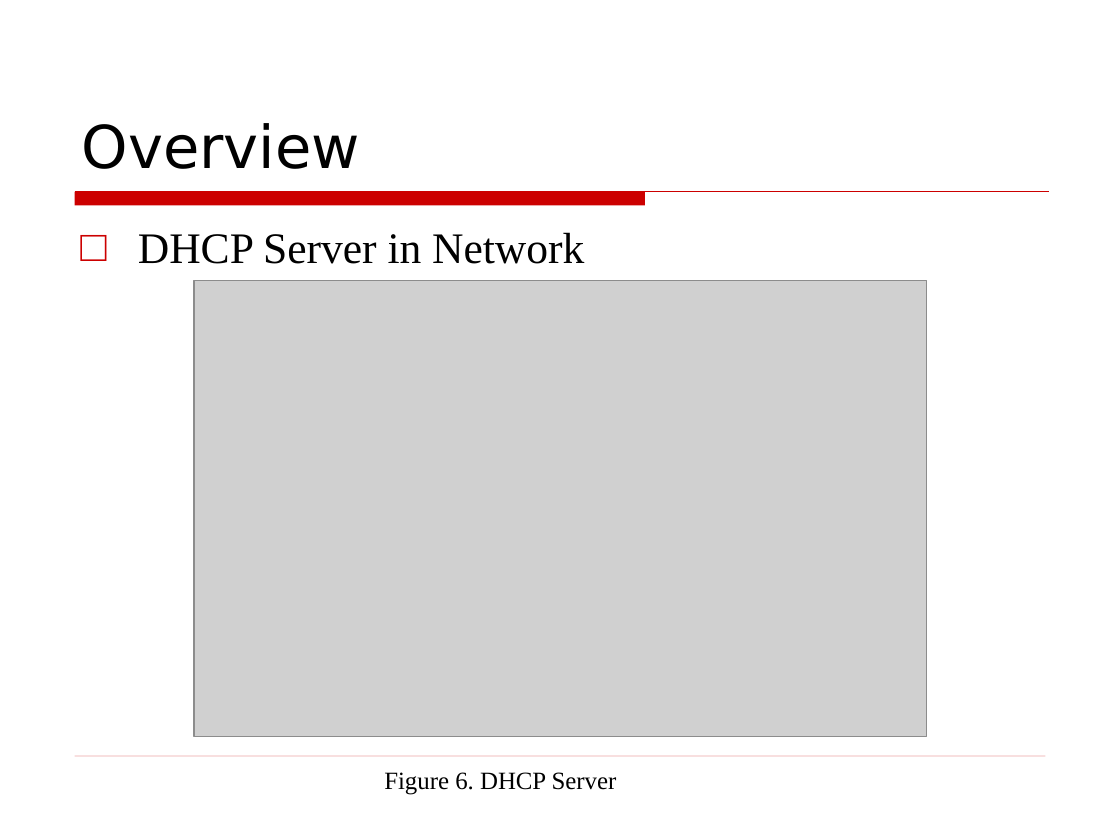
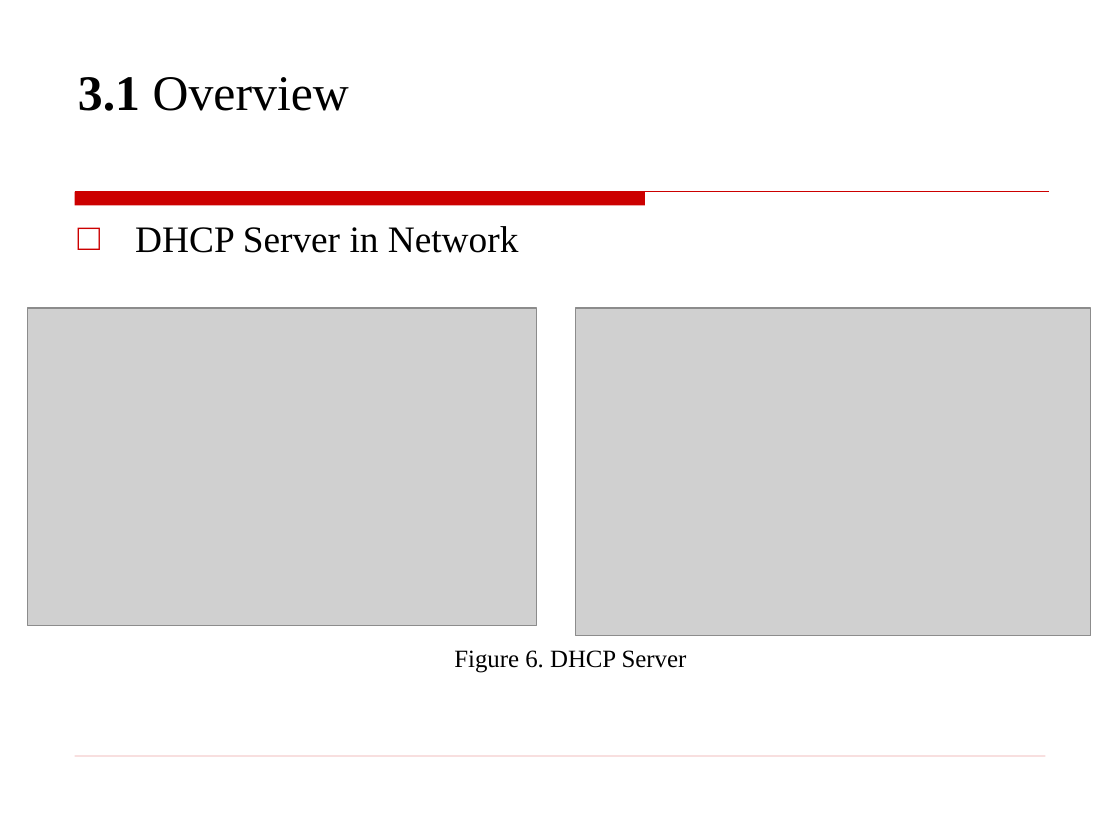
Before and after one commit to huynhlinh112/Test, a slide deck: slide 37 of DHCP.ppt (slide 29 before the commit). Drawn at 1120x840 pixels with LibreOffice and Linux fonts; fonts in the diff are those of the drawing; grey boxes stand for pictures; background and template pictures are left out. Boxes give left, top, right and bottom in pixels: in the first picture for what was removed or moved away, otherwise in the second. Text is boxed around its words. In the diff, an @@ line names an element or a change of style, - is before the commit and + after.

```diff
--- a/DHCP.ppt
+++ b/DHCP.ppt
@@ title at <box>78,77,349,111</box>: text changed; size 38 to 32 pt; font DejaVu Sans to Times New Roman @@
-Overview
+3.1 Overview
@@ text "DHCP Server in Network" at <box>135,226,519,253</box>: size 28 to 24 pt; less space between paragraphs @@
@@ picture: place and size @@
-picture at <box>194,280,926,736</box>
+picture at <box>27,308,536,625</box>
@@ picture added at <box>576,308,1091,636</box> @@
@@ text "Figure 6. DHCP Server": place and size @@
-text "Figure 6. DHCP Server" at <box>384,772,617,795</box>
+text "Figure 6. DHCP Server" at <box>454,650,687,673</box>
```
Also in this commit, not shown: 20 other slides changed, 22 slides added, 6 slides removed.
